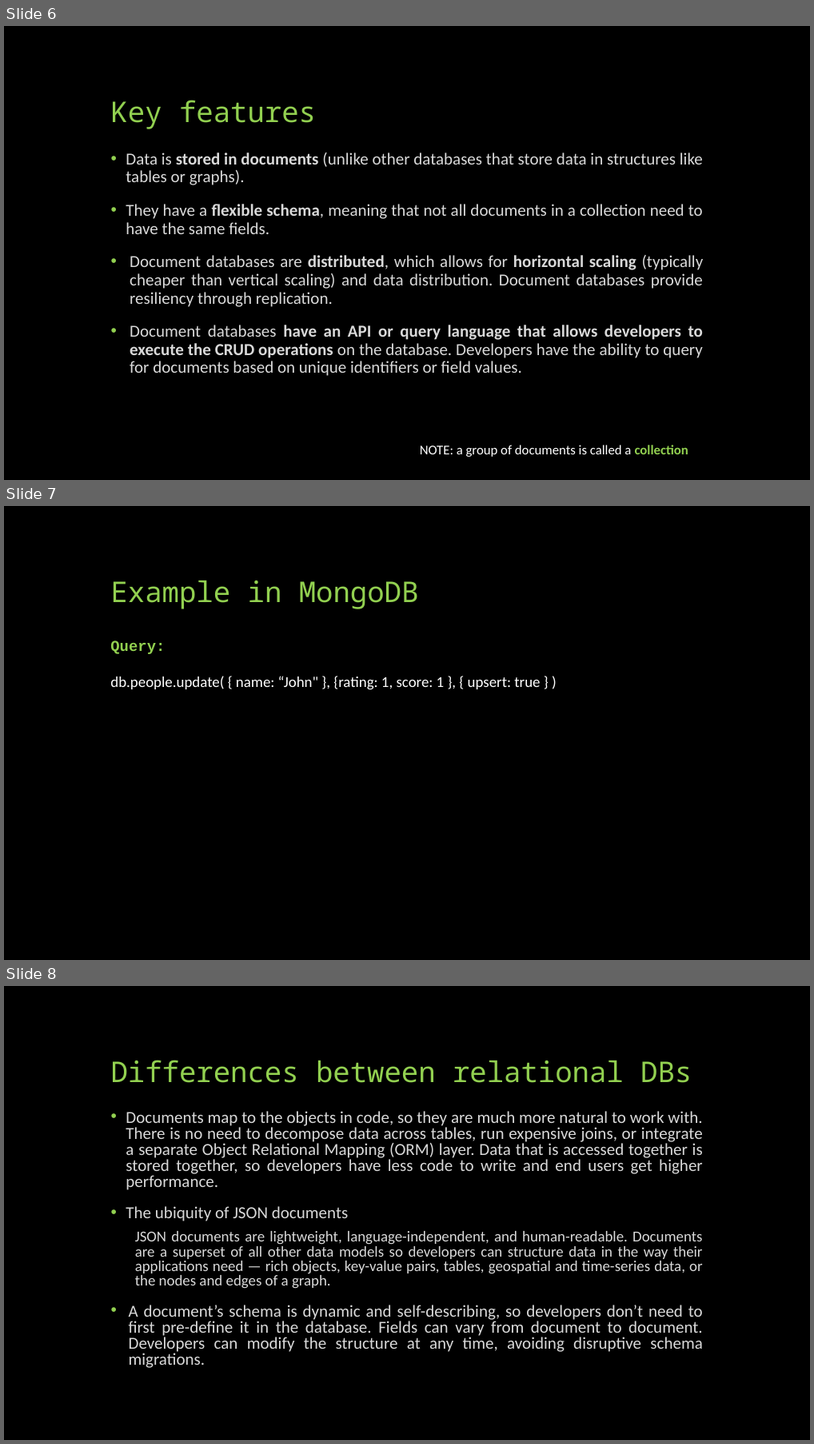
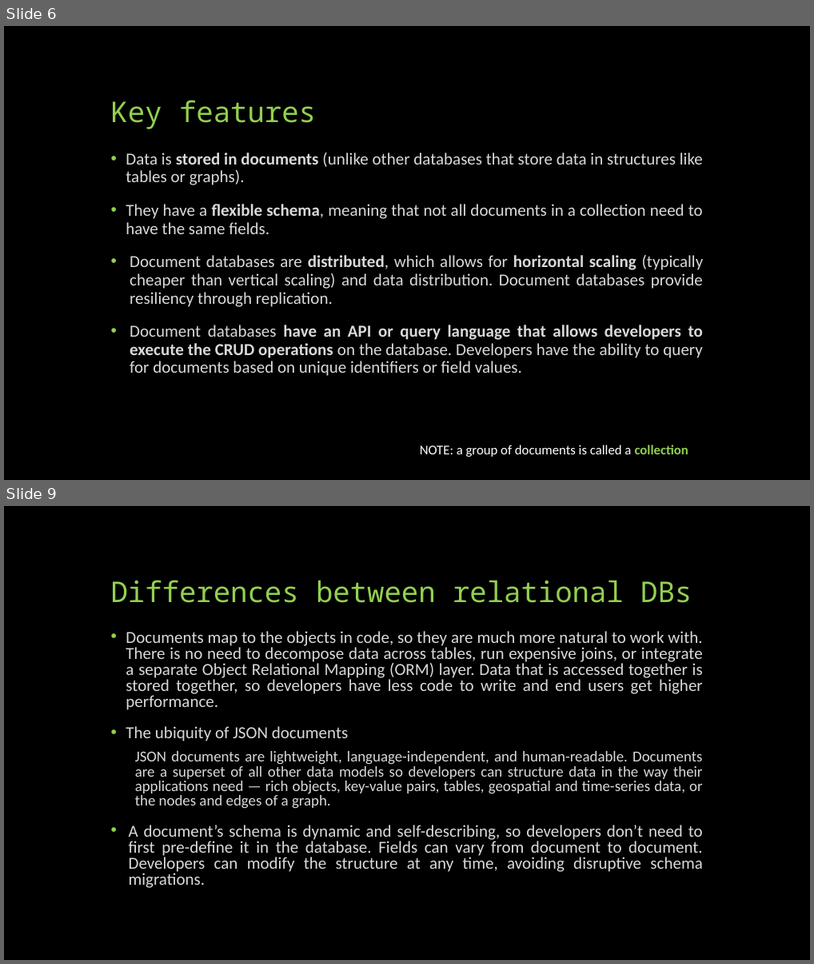
Before and after one commit to MnAppsNet/DominanceQueries, a slide deck: NOSQL - document stores.pptx. Shown one above the other, each under a label of ours: slides 6, 7 and 8 before the commit, slides 6 and 9 after it; the slides between them are not shown. The pictures are 814x1444 and 814x964 pixels, drawn with LibreOffice and Linux fonts; fonts in the diff are those of the drawing. Boxes give left, top, right and bottom in pixels: in the first picture for what was removed or moved away, otherwise in the second. Text is boxed around its words. In the diff, an @@ line names an element or a change of style, - is before the commit and + after.

```diff
--- a/NOSQL - document stores.pptx
+++ b/NOSQL - document stores.pptx
@@ slide 7 removed at [4,506,810,960], background #000000 @@
@@ title removed at [111,580,419,609] @@
-Example in MongoDB
@@ text removed at [110,640,540,690] @@
-Query:
-db.people.update( { name: “John" }, {rating: 1, score: 1 }, { upsert: true } )
@@ what was slide 8 is now slide 9 @@
```
Also in this commit, not shown: 2 slides added, 11 other files.
